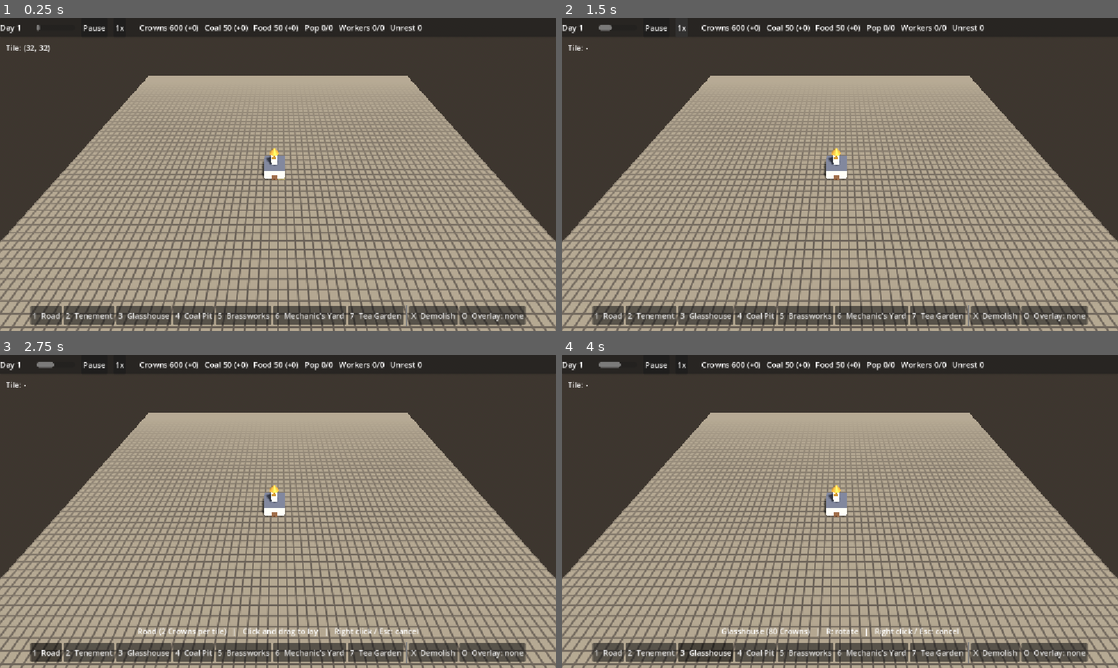
Above: before the commit, frames 1-4 (two rows, left to right).
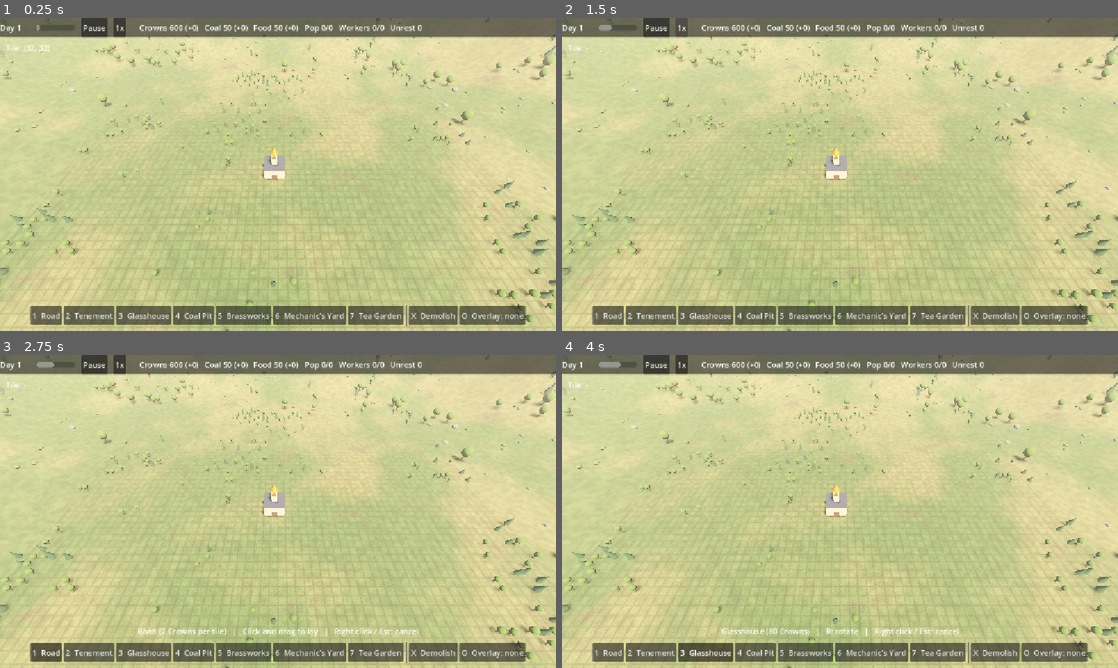
Above: after the commit, the same moments.

Repository: coolblast-coder/BrassWickgame
Game: Godot game, scene res://main/main.tscn
The game is run twice, just before and just after one commit, with the same random seed, the same clock (stepped at 60 frames per second) and the same inputs.
Inputs:
- Up to frame 1 (0.25 s): no input
- Up to frame 2 (1.5 s): click "1x" at 0.5 s; click "3x" at 1.25 s
- Up to frame 3 (2.75 s): click "1 Road" at 2 s
- Up to frame 4 (4 s): click "2 Tenement" at 2.75 s; click "3 Glasshouse" at 3.5 s

The runs differ from the first frame. In frame 1, 95% of the frame differs, in the area x 0-100%, y 0-100%; in frame 2, 95%; in frame 3, 94%; in frame 4, 94%.

Commit message:
Add visual pass: textured ground, hills, vegetation, atmosphere
Procedural grass ground shader, decorative hills around the flat map,
trees/bushes/rocks (map trees clear when built over), and warmer
lighting with sky, haze, ambient occlusion and glow.

Co-Authored-By: Claude Fable 5.2 <noreply@anthropic.com>

Diff:
--- /dev/null
+++ b/decor/hills.gd
@@ -0,0 +1,83 @@
+class_name Hills
+extends MeshInstance3D
+## Decorative hills around the map, so the city sits in a valley. The playable
+## area stays flat: the mesh has a hole exactly where the map is, and its
+## height is zero along that edge, so it joins the flat ground without a seam.
+
+const GROUND_SHADER := preload("res://grid/grid.gdshader")
+
+## World size of the playable map along one side (the map is square).
+const MAP_SIZE: float = CityGrid.SIZE.x * CityGrid.TILE_SIZE
+
+## How far the hills reach beyond the map edge, in world units.
+@export var reach: float = 240.0
+## Size of one mesh square, in world units. Must divide the map size and the
+## reach evenly so the mesh lines up with the map edge.
+@export var step: float = 4.0
+## Flat strip just outside the map before the ground starts to rise.
+@export var flat_margin: float = 6.0
+## Distance from the map over which the hills reach their full height.
+@export var rise_distance: float = 90.0
+## Height of the lowest and highest hilltops, in world units.
+@export var min_height: float = 6.0
+@export var max_height: float = 42.0
+## Same number, same hills.
+@export var noise_seed: int = 1869
+
+var _noise := FastNoiseLite.new()
+
+
+func _ready() -> void:
+	_noise.seed = noise_seed
+	_noise.noise_type = FastNoiseLite.TYPE_SIMPLEX_SMOOTH
+	_noise.frequency = 0.011
+	_noise.fractal_type = FastNoiseLite.FRACTAL_FBM
+	_noise.fractal_octaves = 4
+	mesh = _build_mesh()
+	# The same grass as the map, without tile lines.
+	var material := ShaderMaterial.new()
+	material.shader = GROUND_SHADER
+	material.set_shader_parameter("line_strength", 0.0)
+	material_override = material
+
+
+## Ground height at a world position: zero on the map and just around it,
+## rising into rolling hills further out.
+func height_at(x: float, z: float) -> float:
+	var outside := Vector2(
+			maxf(maxf(-x, x - MAP_SIZE), 0.0),
+			maxf(maxf(-z, z - MAP_SIZE), 0.0)).length()
+	var rise := smoothstep(flat_margin, flat_margin + rise_distance, outside)
+	if rise <= 0.0:
+		return 0.0
+	var rolling := _noise.get_noise_2d(x, z) * 0.5 + 0.5
+	return rise * lerpf(min_height, max_height, rolling)
+
+
+func _build_mesh() -> ArrayMesh:
+	var per_side := roundi((MAP_SIZE + reach * 2.0) / step)
+	var row := per_side + 1
+	var start := -reach
+	var tool := SurfaceTool.new()
+	tool.begin(Mesh.PRIMITIVE_TRIANGLES)
+	for zi in row:
+		for xi in row:
+			var x := start + xi * step
+			var z := start + zi * step
+			tool.add_vertex(Vector3(x, height_at(x, z), z))
+	for zi in per_side:
+		for xi in per_side:
+			var x := start + xi * step
+			var z := start + zi * step
+			# Leave a hole where the flat map is.
+			if x >= 0.0 and z >= 0.0 and x + step <= MAP_SIZE and z + step <= MAP_SIZE:
+				continue
+			var i := zi * row + xi
+			tool.add_index(i)
+			tool.add_index(i + 1)
+			tool.add_index(i + row)
+			tool.add_index(i + 1)
+			tool.add_index(i + row + 1)
+			tool.add_index(i + row)
+	tool.generate_normals()
+	return tool.commit()
--- /dev/null
+++ b/decor/vegetation.gd
@@ -0,0 +1,210 @@
+class_name Vegetation
+extends Node3D
+## Decorative trees, bushes and rocks. Those on the hills never change. Trees
+## on the map stand on single tiles and are cleared for good, at no cost, the
+## first time something is built on their tile.
+##
+## Everything is drawn with MultiMeshes: one draw call per kind of plant.
+
+## Same number, same landscape.
+@export var plant_seed: int = 1869
+## How far beyond the map edge plants are scattered, in world units.
+@export var hill_reach: float = 170.0
+## Scatter attempts on the hills. About a third become plants.
+@export var hill_attempts: int = 6000
+## Share of map tiles that get a tree inside the densest woodland.
+@export var map_tree_density: float = 0.3
+## Tiles around the middle of the map kept clear for the first buildings.
+@export var clearing_radius: int = 7
+
+const PINE_COLOR := Color(0.15, 0.29, 0.18)
+const LEAF_COLOR := Color(0.31, 0.43, 0.17)
+const BUSH_COLOR := Color(0.36, 0.42, 0.2)
+const TRUNK_COLOR := Color(0.3, 0.21, 0.14)
+const ROCK_COLOR := Color(0.44, 0.42, 0.39)
+
+var _grid: CityGrid
+var _rng := RandomNumberGenerator.new()
+var _woodland := FastNoiseLite.new()
+## Map trees still standing: tile -> [MultiMesh, instance index].
+var _map_trees: Dictionary[Vector2i, Array] = {}
+var _dirty: bool = false
+
+
+func setup(grid: CityGrid, hills: Hills) -> void:
+	_grid = grid
+	_rng.seed = plant_seed
+	_woodland.seed = plant_seed
+	_woodland.noise_type = FastNoiseLite.TYPE_SIMPLEX_SMOOTH
+	_woodland.frequency = 0.018
+
+	var pine := _tree_mesh(_cone(1.0, 3.2), 2.4, PINE_COLOR, 1.0)
+	var leafy := _tree_mesh(_ball(1.15, 2.3, 8, 5), 2.3, LEAF_COLOR, 1.4)
+	var bush := _single_mesh(_ball(0.65, 0.9, 7, 4), 0.3, BUSH_COLOR)
+	var rock := _single_mesh(_ball(0.8, 1.0, 5, 3), 0.25, ROCK_COLOR)
+
+	_scatter_on_hills(hills, pine, leafy, bush, rock)
+	_scatter_on_map(pine, leafy)
+	_grid.buildings_changed.connect(func() -> void: _dirty = true)
+	_clear_built_tiles()
+
+
+func _process(_delta: float) -> void:
+	if _dirty:
+		_dirty = false
+		_clear_built_tiles()
+
+
+## Remove every map tree whose tile now has a building or road on it.
+func _clear_built_tiles() -> void:
+	for cell: Vector2i in _map_trees.keys():
+		if _grid.building_at(cell) == null:
+			continue
+		var entry: Array = _map_trees[cell]
+		var multimesh: MultiMesh = entry[0]
+		var index: int = entry[1]
+		# A MultiMesh cannot drop one instance; shrink it to nothing instead.
+		var hidden := Transform3D(Basis.from_scale(Vector3.ZERO), Vector3(0.0, -100.0, 0.0))
+		multimesh.set_instance_transform(index, hidden)
+		_map_trees.erase(cell)
+
+
+## How wooded a spot is, from 0 (open) to 1 (dense woodland).
+func _woodland_at(x: float, z: float) -> float:
+	return smoothstep(-0.05, 0.55, _woodland.get_noise_2d(x, z))
+
+
+func _scatter_on_hills(hills: Hills, pine: Mesh, leafy: Mesh, bush: Mesh, rock: Mesh) -> void:
+	var map_size := Hills.MAP_SIZE
+	var pines: Array[Transform3D] = []
+	var leafies: Array[Transform3D] = []
+	var bushes: Array[Transform3D] = []
+	var rocks: Array[Transform3D] = []
+	for i in hill_attempts:
+		var x := _rng.randf_range(-hill_reach, map_size + hill_reach)
+		var z := _rng.randf_range(-hill_reach, map_size + hill_reach)
+		# Keep off the map and a narrow strip around it.
+		if x > -2.0 and z > -2.0 and x < map_size + 2.0 and z < map_size + 2.0:
+			continue
+		var y := hills.height_at(x, z)
+		var wooded := _woodland_at(x, z)
+		var roll := _rng.randf()
+		if roll < 0.06:
+			rocks.append(_placement(x, y, z, 0.6, 1.8, true))
+		elif roll < 0.16:
+			bushes.append(_placement(x, y, z, 0.7, 1.5, true))
+		elif _rng.randf() < wooded:
+			# Pines take the high ground, leafy trees the valley floor.
+			var pine_share := clampf(y / 30.0, 0.15, 0.85)
+			if _rng.randf() < pine_share:
+				pines.append(_placement(x, y, z, 0.8, 1.6, false))
+			else:
+				leafies.append(_placement(x, y, z, 0.8, 1.5, false))
+	_add_multimesh(pine, pines)
+	_add_multimesh(leafy, leafies)
+	_add_multimesh(bush, bushes)
+	_add_multimesh(rock, rocks)
+
+
+func _scatter_on_map(pine: Mesh, leafy: Mesh) -> void:
+	var centre := CityGrid.SIZE / 2
+	var pine_cells: Array[Vector2i] = []
+	var leafy_cells: Array[Vector2i] = []
+	var pines: Array[Transform3D] = []
+	var leafies: Array[Transform3D] = []
+	for cy in CityGrid.SIZE.y:
+		for cx in CityGrid.SIZE.x:
+			var cell := Vector2i(cx, cy)
+			if maxi(absi(cx - centre.x), absi(cy - centre.y)) <= clearing_radius:
+				continue
+			var pos := CityGrid.cell_center(cell)
+			if _rng.randf() >= _woodland_at(pos.x, pos.z) * map_tree_density:
+				continue
+			# Small enough, and close enough to the tile's middle, to stay
+			# inside its own tile.
+			var x := pos.x + _rng.randf_range(-0.25, 0.25)
+			var z := pos.z + _rng.randf_range(-0.25, 0.25)
+			if _rng.randf() < 0.35:
+				pine_cells.append(cell)
+				pines.append(_placement(x, 0.0, z, 0.55, 0.75, false))
+			else:
+				leafy_cells.append(cell)
+				leafies.append(_placement(x, 0.0, z, 0.5, 0.65, false))
+	_remember_map_trees(_add_multimesh(pine, pines), pine_cells)
+	_remember_map_trees(_add_multimesh(leafy, leafies), leafy_cells)
+
+
+func _remember_map_trees(multimesh: MultiMesh, cells: Array[Vector2i]) -> void:
+	for i in cells.size():
+		_map_trees[cells[i]] = [multimesh, i]
+
+
+## A random turn and size at a position. `squash` also varies the height on
+## its own, for bushes and rocks.
+func _placement(x: float, y: float, z: float, min_scale: float, max_scale: float,
+		squash: bool) -> Transform3D:
+	var size := _rng.randf_range(min_scale, max_scale)
+	var height := size * (_rng.randf_range(0.6, 1.1) if squash else _rng.randf_range(0.9, 1.2))
+	var turn := Basis(Vector3.UP, _rng.randf_range(0.0, TAU))
+	return Transform3D(turn.scaled(Vector3(size, height, size)), Vector3(x, y, z))
+
+
+func _add_multimesh(mesh: Mesh, transforms: Array[Transform3D]) -> MultiMesh:
+	var multimesh := MultiMesh.new()
+	multimesh.transform_format = MultiMesh.TRANSFORM_3D
+	multimesh.mesh = mesh
+	multimesh.instance_count = transforms.size()
+	for i in transforms.size():
+		multimesh.set_instance_transform(i, transforms[i])
+	var instance := MultiMeshInstance3D.new()
+	instance.multimesh = multimesh
+	add_child(instance)
+	return multimesh
+
+
+## A trunk with a crown on top, as one mesh with two surfaces.
+func _tree_mesh(crown: Mesh, crown_y: float, crown_color: Color, trunk_height: float) -> ArrayMesh:
+	var trunk := CylinderMesh.new()
+	trunk.top_radius = 0.14
+	trunk.bottom_radius = 0.2
+	trunk.height = trunk_height
+	trunk.radial_segments = 6
+	trunk.rings = 1
+	var mesh := ArrayMesh.new()
+	_add_surface(mesh, trunk, trunk_height / 2.0, TRUNK_COLOR)
+	_add_surface(mesh, crown, crown_y, crown_color)
+	return mesh
+
+
+func _single_mesh(shape: Mesh, y: float, color: Color) -> ArrayMesh:
+	var mesh := ArrayMesh.new()
+	_add_surface(mesh, shape, y, color)
+	return mesh
+
+
+## Copy a primitive into `mesh` as a new surface, lifted by `y`.
+func _add_surface(mesh: ArrayMesh, shape: Mesh, y: float, color: Color) -> void:
+	var tool := SurfaceTool.new()
+	tool.append_from(shape, 0, Transform3D(Basis.IDENTITY, Vector3(0.0, y, 0.0)))
+	tool.commit(mesh)
+	mesh.surface_set_material(mesh.get_surface_count() - 1,
+			BuildingMeshFactory.get_material(color))
+
+
+func _cone(radius: float, height: float) -> CylinderMesh:
+	var cone := CylinderMesh.new()
+	cone.top_radius = 0.0
+	cone.bottom_radius = radius
+	cone.height = height
+	cone.radial_segments = 7
+	cone.rings = 1
+	return cone
+
+
+func _ball(radius: float, height: float, segments: int, rings: int) -> SphereMesh:
+	var ball := SphereMesh.new()
+	ball.radius = radius
+	ball.height = height
+	ball.radial_segments = segments
+	ball.rings = rings
+	return ball
--- a/grid/grid.gdshader
+++ b/grid/grid.gdshader
@@ -1,30 +1,83 @@
 shader_type spatial;
 
-// Draws tile lines on the ground from world position, so the lines always
-// match the logical grid regardless of the mesh's size or UVs.
+// The ground: procedural grass with patches of dry grass and bare earth,
+// plus faint tile lines. Everything is drawn from world position, so the
+// lines always match the logical grid regardless of the mesh's size or UVs,
+// and no texture files are needed.
 
-uniform vec3 ground_color : source_color = vec3(0.36, 0.33, 0.28);
-uniform vec3 line_color : source_color = vec3(0.15, 0.13, 0.11);
+uniform vec3 grass_color : source_color = vec3(0.29, 0.36, 0.19);
+uniform vec3 dry_grass_color : source_color = vec3(0.45, 0.42, 0.25);
+uniform vec3 dirt_color : source_color = vec3(0.37, 0.30, 0.22);
+uniform vec3 line_color : source_color = vec3(0.12, 0.11, 0.08);
+// How strongly the tile lines show, from 0 (hidden) to 1 (solid).
+uniform float line_strength : hint_range(0.0, 1.0) = 0.35;
 uniform float tile_size = 2.0;
 // Half line width, as a fraction of one tile.
 uniform float line_half_width = 0.03;
+// Size of the large grass / earth patches, in world units.
+uniform float patch_size = 22.0;
+// Share of the ground that is bare earth, from 0 to 1.
+uniform float dirt_amount : hint_range(0.0, 1.0) = 0.3;
 
 varying vec3 world_pos;
+
+float hash(vec2 p) {
+	return fract(sin(dot(p, vec2(127.1, 311.7))) * 43758.5453);
+}
+
+// Smooth value noise, 0 to 1.
+float noise(vec2 p) {
+	vec2 i = floor(p);
+	vec2 f = fract(p);
+	vec2 u = f * f * (3.0 - 2.0 * f);
+	float a = hash(i);
+	float b = hash(i + vec2(1.0, 0.0));
+	float c = hash(i + vec2(0.0, 1.0));
+	float d = hash(i + vec2(1.0, 1.0));
+	return mix(mix(a, b, u.x), mix(c, d, u.x), u.y);
+}
+
+// Four layers of noise, 0 to 1.
+float fbm(vec2 p) {
+	float total = 0.0;
+	float amplitude = 0.5;
+	for (int i = 0; i < 4; i++) {
+		total += amplitude * noise(p);
+		p = p * 2.03 + vec2(17.3, 9.1);
+		amplitude *= 0.5;
+	}
+	return total / 0.9375;
+}
 
 void vertex() {
 	world_pos = (MODEL_MATRIX * vec4(VERTEX, 1.0)).xyz;
 }
 
 void fragment() {
-	vec2 coord = world_pos.xz / tile_size;
+	vec2 pos = world_pos.xz;
+	vec2 coord = pos / tile_size;
+	vec2 aa = max(fwidth(coord), vec2(0.0001));
+	// 1 up close, 0 when a tile is only a few pixels wide. Fine detail and
+	// lines fade out with it, which avoids shimmer when zoomed out.
+	float closeness = 1.0 - clamp(max(aa.x, aa.y) * 2.0, 0.0, 1.0);
+
+	// Large patches: lush grass, dry grass, bare earth.
+	float dryness = fbm(pos / patch_size);
+	float earth = fbm(pos / (patch_size * 0.6) + vec2(40.0, 71.0));
+	vec3 color = mix(grass_color, dry_grass_color, smoothstep(0.35, 0.7, dryness));
+	color = mix(color, dirt_color, smoothstep(1.0 - dirt_amount, 1.05 - dirt_amount * 0.5, earth));
+
+	// Mottling about a tile across, then fine grain like blades and grit.
+	float mottle = noise(pos * 0.9);
+	float grain = noise(pos * 9.0);
+	color *= 0.88 + 0.24 * mottle;
+	color *= 1.0 + (grain - 0.5) * 0.3 * closeness;
+
 	// Distance to the nearest tile boundary, in tiles.
 	vec2 dist = abs(fract(coord - 0.5) - 0.5);
-	vec2 aa = max(fwidth(coord), vec2(0.0001));
 	vec2 lines = 1.0 - smoothstep(vec2(line_half_width), vec2(line_half_width) + aa, dist);
-	float line = max(lines.x, lines.y);
-	// Fade lines out when tiles get smaller than a couple of pixels (avoids shimmer).
-	line *= 1.0 - clamp(max(aa.x, aa.y) * 2.0, 0.0, 1.0);
+	float line = max(lines.x, lines.y) * closeness * line_strength;
 
-	ALBEDO = mix(ground_color, line_color, line);
+	ALBEDO = mix(color, line_color, line);
 	ROUGHNESS = 1.0;
 }
--- a/main/main.gd
+++ b/main/main.gd
@@ -23,6 +23,8 @@
 @onready var _overlay: OverlayView = $OverlayView
 @onready var _walkers: Walkers = $Walkers
 @onready var _airships: Airships = $Airships
+@onready var _hills: Hills = $Hills
+@onready var _vegetation: Vegetation = $Vegetation
 
 
 func _ready() -> void:
@@ -47,6 +49,7 @@
 	_clock.day_ended.connect(_on_day_ended)
 	grid.buildings_changed.connect(func() -> void: _road_access_dirty = true)
 	_place_town_hall()
+	_vegetation.setup(grid, _hills)
 
 
 func _process(_delta: float) -> void:
--- a/main/main.tscn
+++ b/main/main.tscn
@@ -10,12 +10,17 @@
 [ext_resource type="Script" path="res://overlays/overlay_view.gd" id="8_overlay"]
 [ext_resource type="Script" path="res://decor/walkers.gd" id="9_walkers"]
 [ext_resource type="Script" path="res://decor/airships.gd" id="10_airships"]
+[ext_resource type="Script" path="res://decor/hills.gd" id="11_hills"]
+[ext_resource type="Script" path="res://decor/vegetation.gd" id="12_vegetation"]
 
 [sub_resource type="ProceduralSkyMaterial" id="sky_mat"]
-sky_top_color = Color(0.45, 0.47, 0.5, 1)
-sky_horizon_color = Color(0.7, 0.64, 0.55, 1)
-ground_bottom_color = Color(0.2, 0.18, 0.16, 1)
-ground_horizon_color = Color(0.7, 0.64, 0.55, 1)
+sky_top_color = Color(0.36, 0.5, 0.66, 1)
+sky_horizon_color = Color(0.82, 0.76, 0.66, 1)
+sky_curve = 0.12
+ground_bottom_color = Color(0.3, 0.3, 0.24, 1)
+ground_horizon_color = Color(0.82, 0.76, 0.66, 1)
+sun_angle_max = 40.0
+sun_curve = 0.1
 
 [sub_resource type="Sky" id="sky"]
 sky_material = SubResource("sky_mat")
@@ -23,7 +28,25 @@
 [sub_resource type="Environment" id="env"]
 background_mode = 2
 sky = SubResource("sky")
+ambient_light_source = 3
+ambient_light_energy = 0.9
 tonemap_mode = 2
+tonemap_white = 1.4
+ssao_enabled = true
+ssao_radius = 2.0
+ssao_intensity = 1.5
+glow_enabled = true
+glow_intensity = 0.4
+glow_bloom = 0.05
+fog_enabled = true
+fog_light_color = Color(0.8, 0.75, 0.66, 1)
+fog_sun_scatter = 0.15
+fog_density = 0.0022
+fog_aerial_perspective = 0.5
+fog_sky_affect = 0.25
+adjustment_enabled = true
+adjustment_contrast = 1.05
+adjustment_saturation = 1.12
 
 [sub_resource type="PlaneMesh" id="ground_mesh"]
 size = Vector2(128, 128)
@@ -39,12 +62,23 @@
 
 [node name="Sun" type="DirectionalLight3D" parent="."]
 transform = Transform3D(0.866025, -0.409576, 0.286788, 0, 0.573576, 0.819152, -0.5, -0.709406, 0.496732, 0, 20, 0)
+light_color = Color(1, 0.93, 0.8, 1)
+light_energy = 1.25
 shadow_enabled = true
+shadow_blur = 1.5
+directional_shadow_blend_splits = true
+directional_shadow_max_distance = 300.0
 
 [node name="GridView" type="MeshInstance3D" parent="."]
 transform = Transform3D(1, 0, 0, 0, 1, 0, 0, 0, 1, 64, 0, 64)
 mesh = SubResource("ground_mesh")
 surface_material_override/0 = SubResource("ground_mat")
+
+[node name="Hills" type="MeshInstance3D" parent="."]
+script = ExtResource("11_hills")
+
+[node name="Vegetation" type="Node3D" parent="."]
+script = ExtResource("12_vegetation")
 
 [node name="TileCursor" type="MeshInstance3D" parent="."]
 script = ExtResource("4_cursor")
Not shown, added: decor/airships.gd.uid
Not shown, added: decor/walkers.gd.uid
Not shown, added: overlays/overlay_view.gd.uid
Not shown, added: sim/city_events.gd.uid
Not shown, added: sim/city_sim.gd.uid
Not shown, added: sim/city_state.gd.uid
Not shown, added: sim/game_clock.gd.uid
Not shown, added: sim/smog_map.gd.uid
Not shown, added: ui/event_banner.gd.uid
Not shown, added: ui/game_over_panel.gd.uid
Not shown, added: ui/info_panel.gd.uid
Not shown, added: ui/top_bar.gd.uid
